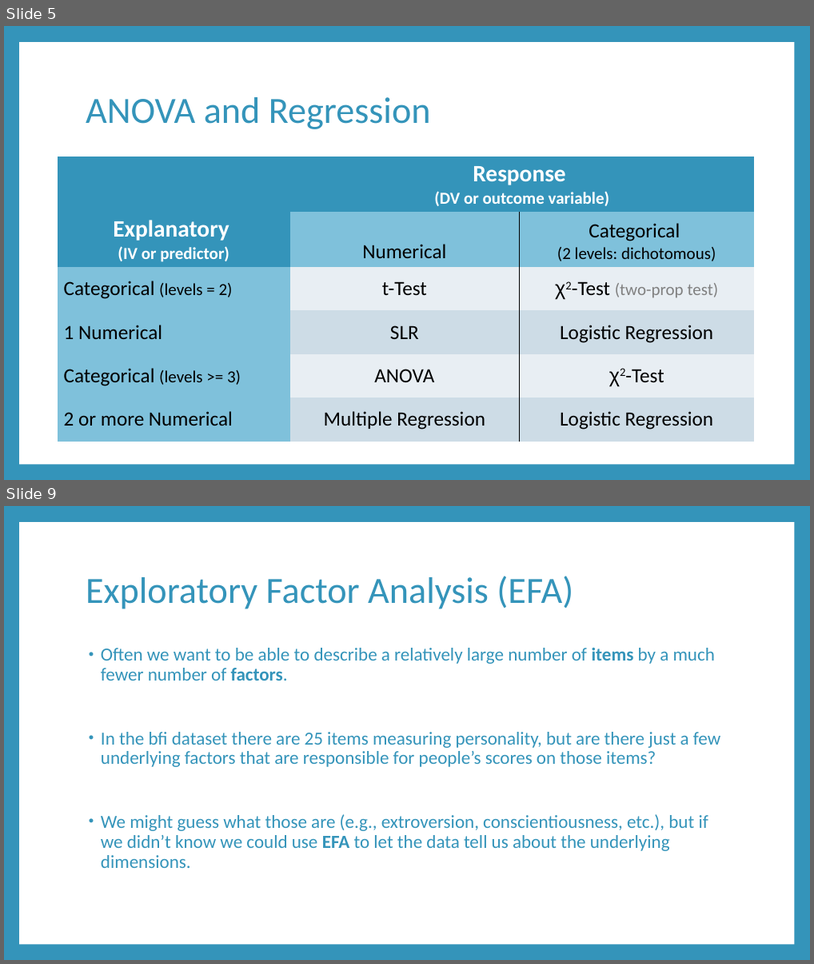
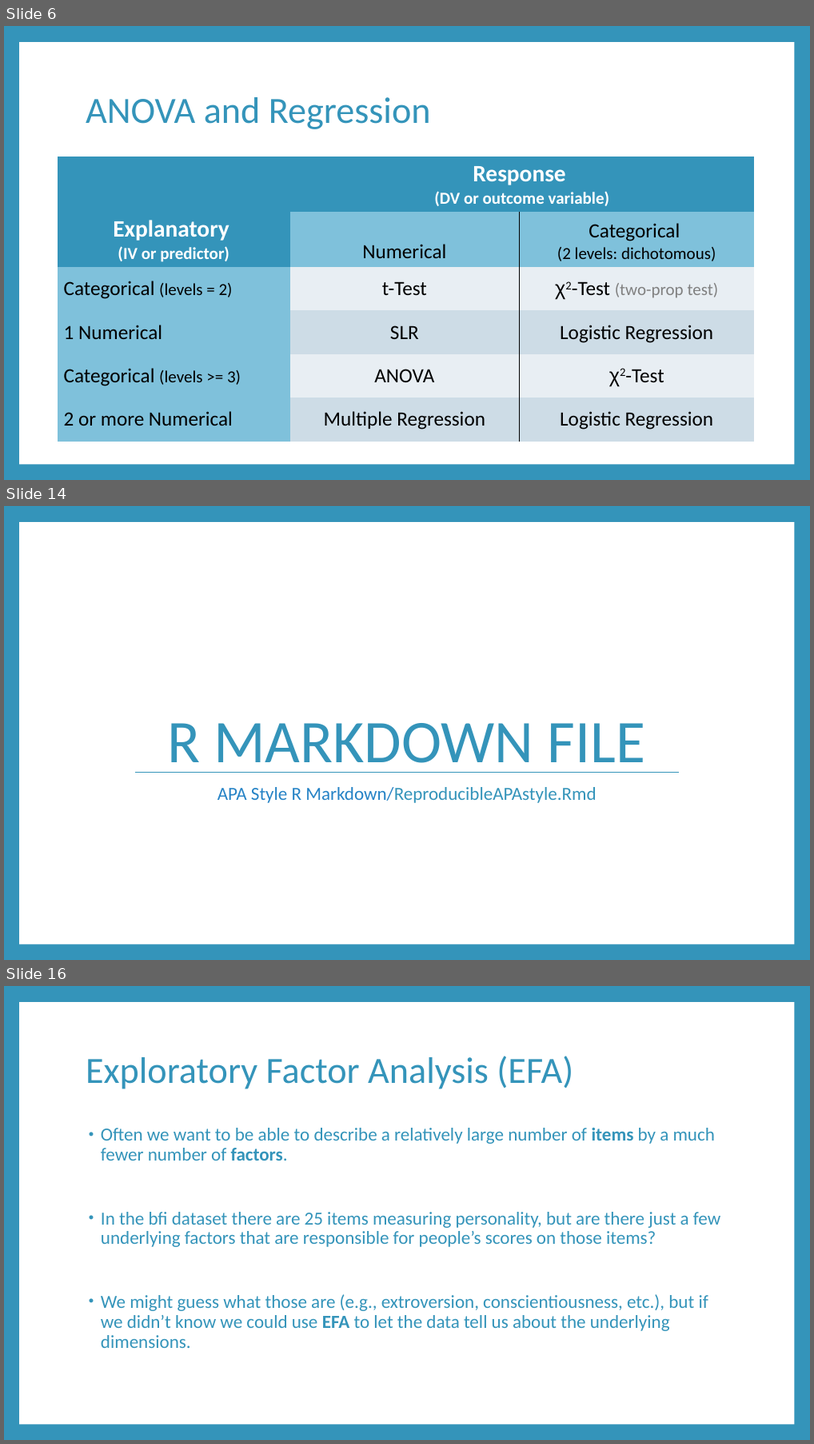
Before and after one commit to RandiLGarcia/datic-intro-to-r, a slide deck: docs/Day 2 Slides.pptx. Shown one above the other, each under a label of ours: slides 5 and 9 before the commit, slides 6, 14 and 16 after it; the slides between them are not shown. The pictures are 814x964 and 814x1444 pixels, drawn with LibreOffice and Linux fonts; fonts in the diff are those of the drawing. Boxes give left, top, right and bottom in pixels: in the first picture for what was removed or moved away, otherwise in the second. Text is boxed around its words. In the diff, an @@ line names an element or a change of style, - is before the commit and + after.

```diff
--- a/docs/Day 2 Slides.pptx
+++ b/docs/Day 2 Slides.pptx
@@ slide 14 added at [4, 506, 810, 960], background #3494BA; not listed: 1 template element that a slide beside it also shows @@
@@ title added at [167, 723, 646, 772], 72 pt, text #3494BA @@
+R MARKDOWN FILE
@@ line added from (135, 772) to (680, 772), #3494BA 0.79 pt @@
@@ text added at [218, 787, 596, 803], 22 pt, text #3494BA @@
+APA Style R Markdown/ReproducibleAPAstyle.Rmd
@@ what was slide 5 is now slide 6 @@
@@ what was slide 9 is now slide 16 @@
```
Also in this commit, not shown: 10 slides changed, 8 other slides added, 1 slide removed, 58 other files.
